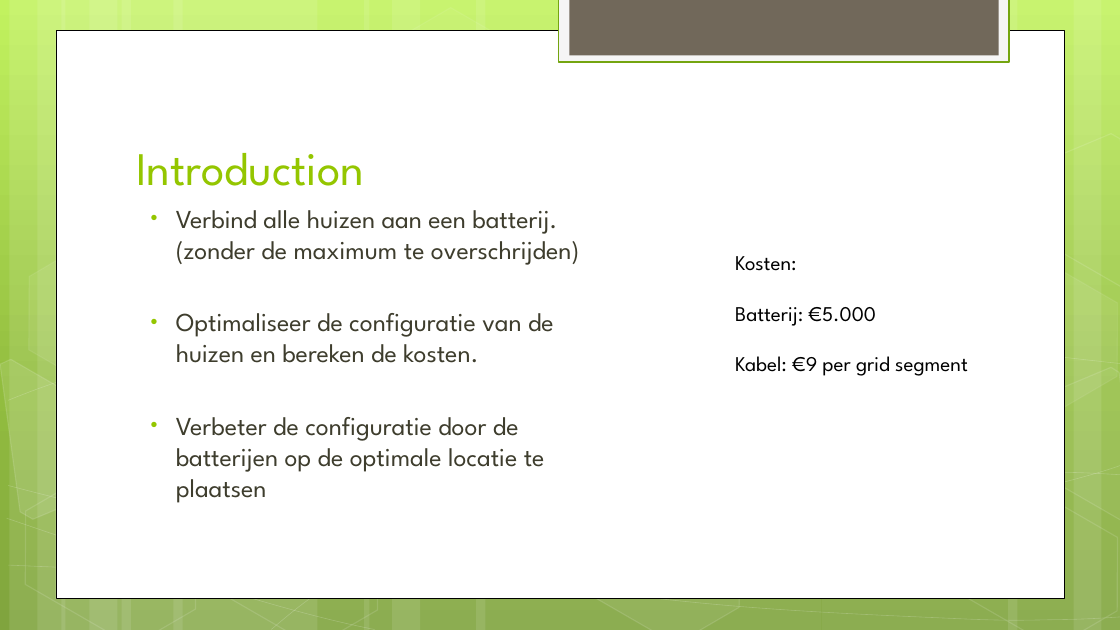
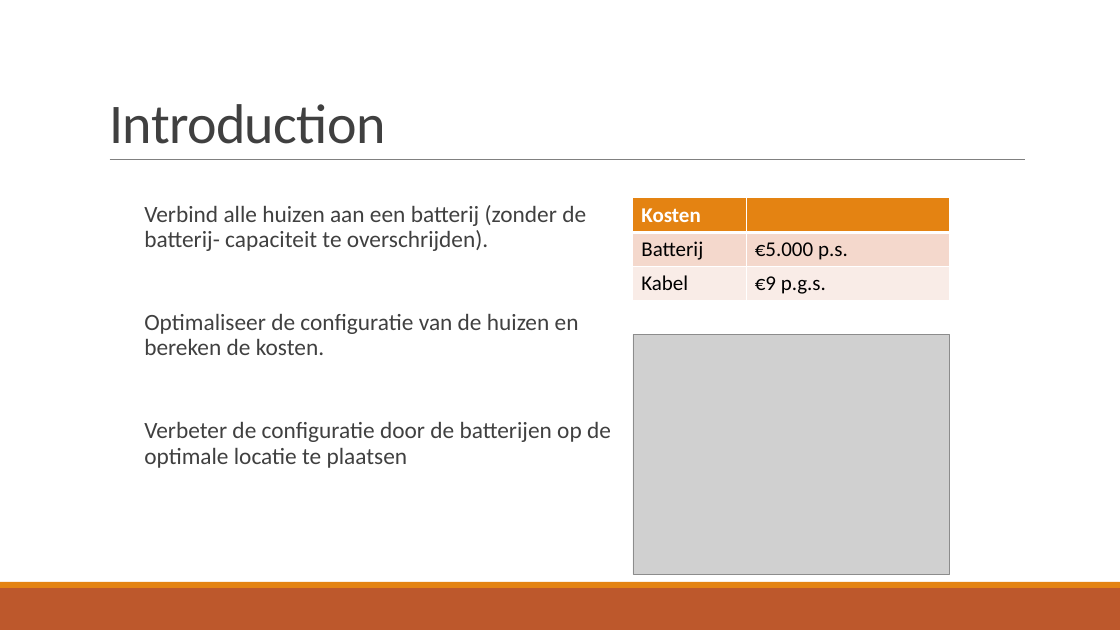
Before and after one commit to broekm006/SmartGrid, a slide deck: slide 3 of Final_V2.pptx. Drawn at 1120x630 pixels with LibreOffice and Linux fonts; fonts in the diff are those of the drawing; grey boxes stand for pictures. Boxes give left, top, right and bottom in pixels: in the first picture for what was removed or moved away, otherwise in the second. Text is boxed around its words. In the diff, an @@ line names an element or a change of style, - is before the commit and + after.

```diff
--- a/Final_V2.pptx
+++ b/Final_V2.pptx
@@ background gradient #C3F35F to #93BF3F to #81A53E to #FFFFFF @@
@@ title "Introduction": place and size @@
-title "Introduction" at (136,153,364,186)
+title "Introduction" at (109,104,385,144)
@@ title "Introduction" at (109,104,385,144): size 40 to 48 pt, font League Spartan to Calibri, text colour #94C600 to #404040, letter spacing 0 to -0.5 pt; line spacing 1 to 0.85 @@
@@ rectangle removed at (559,0,1009,62) @@
@@ rectangle removed at (570,0,999,55) @@
@@ rectangle removed at (56,30,1065,598) @@
@@ group removed at (0,0,1120,630): 12 rectangles, 8 freeform shapes, 7 hexagons @@
@@ line added from (110, 160) to (1026, 160), #808080 0.5 pt @@
@@ text at (144,205,586,251): text changed; size 22.2 to 20 pt; font League Spartan to Calibri; text colour #3E3D2D to #404040 @@
-• Verbind alle huizen aan een batterij. (zonder de maximum te overschrijden)
+  Verbind alle huizen aan een batterij (zonder de batterij- capaciteit te overschrijden).
@@ table added at (634,198,950,301), 3 rows, 2 columns @@
+Kosten | 
+Batterij | €5.000 p.s.
+Kabel | €9 p.g.s.
@@ text removed at (735,256,968,376) @@
-Kosten:
-Batterij: €5.000
-Kabel: €9 per grid segment
@@ text at (144,314,611,468): size 22.2 to 20 pt, font League Spartan to Calibri, text colour #3E3D2D to #404040 in "Optimaliseer de configuratie van de huizen en ...", "Verbeter de configuratie door de batterijen op ..."; bullet • to  ; line spacing 1 to 0.9; more space between paragraphs; bullet colour #94C600 to #E48312 @@
@@ picture added at (634,334,950,575) @@
@@ rectangle added at (0,588,1120,630), fill #BD582C @@
@@ rectangle added at (0,582,1120,588), fill #E48312 @@
```
Also in this commit, not shown: 18 other slides changed, 4 slides added, 1 slide removed, 11 other files.
